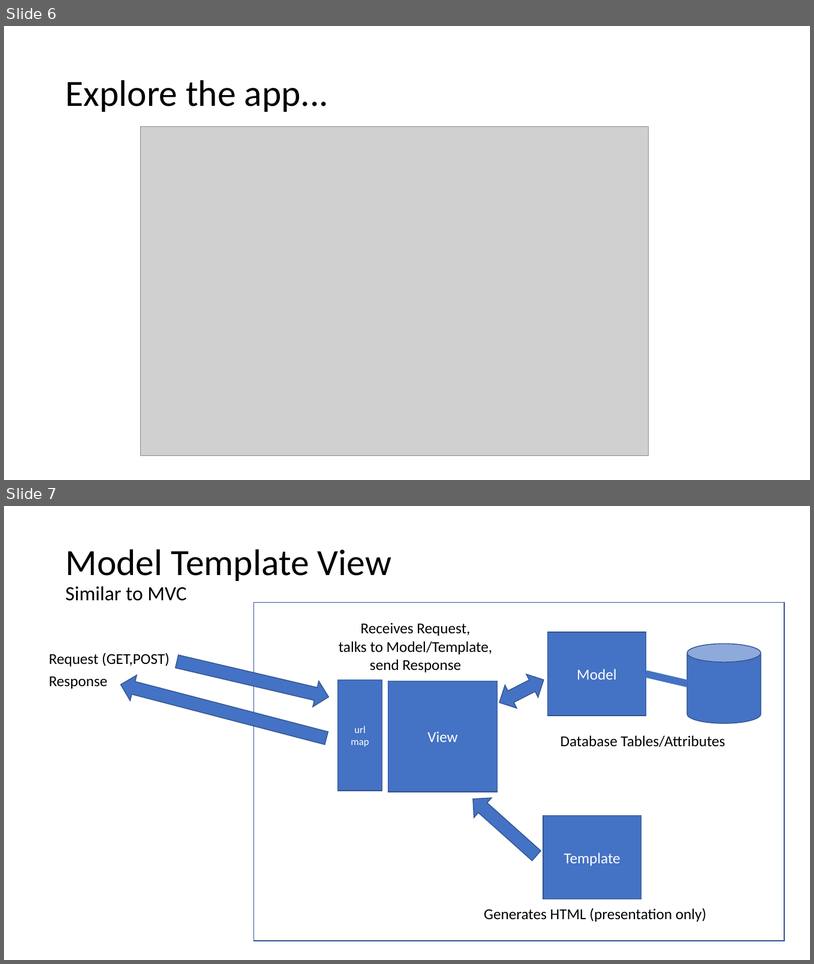
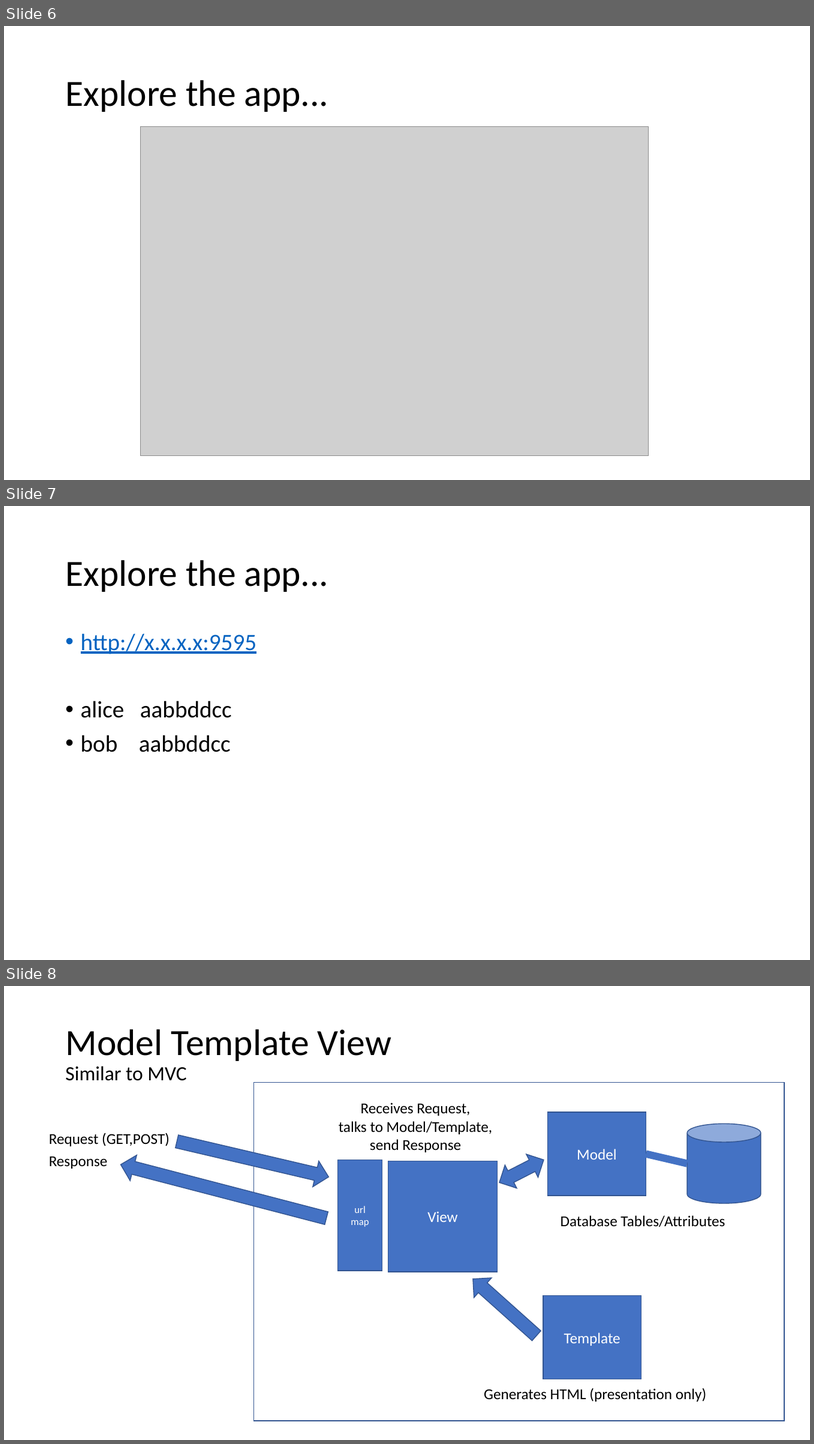
Before and after one commit to cwinsor/django_102_pluralsight, a slide deck: presentation.pptx. Shown one above the other, each under a label of ours: slides 6 and 7 before the commit, slides 6, 7 and 8 after it. The pictures are 814x964 and 814x1444 pixels, drawn with LibreOffice and Linux fonts; fonts in the diff are those of the drawing; grey boxes stand for pictures. Boxes give left, top, right and bottom in pixels: in the first picture for what was removed or moved away, otherwise in the second. Text is boxed around its words. In the diff, an @@ line names an element or a change of style, - is before the commit and + after.

```diff
--- a/presentation.pptx
+++ b/presentation.pptx
@@ slide 7 added at [4,506,810,960], background #FFFFFF @@
@@ title added at [65,560,329,592], 44 pt, text #000000 @@
+Explore the app...
@@ text added at [81,633,257,752], 28 pt, text #000000 @@
+• http://x.x.x.x:9595
+• alice aabbddcc
+• bob aabbddcc
@@ what was slide 7 is now slide 8 @@
```
Also in this commit, not shown: 1 slide changed, 1 other slide added.
